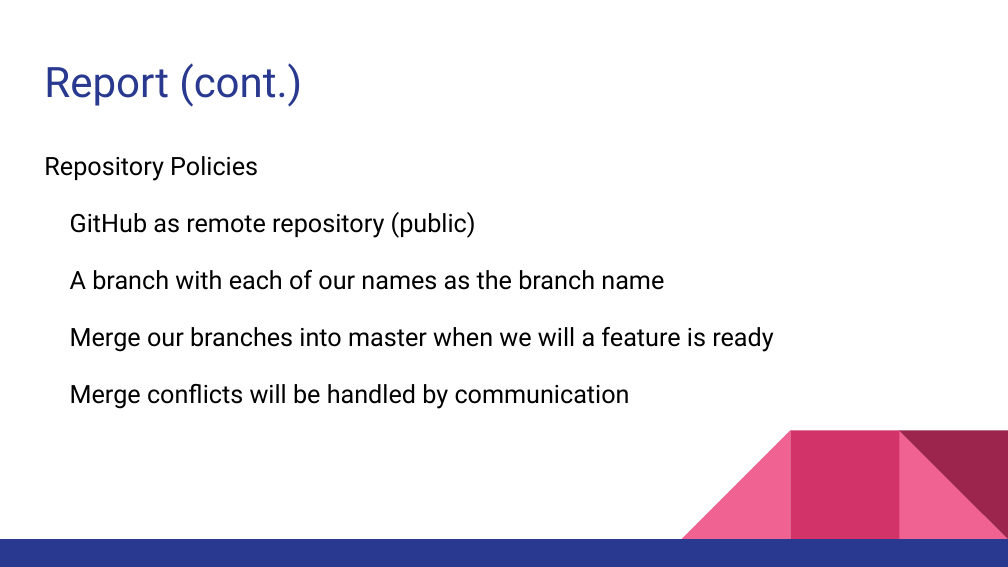
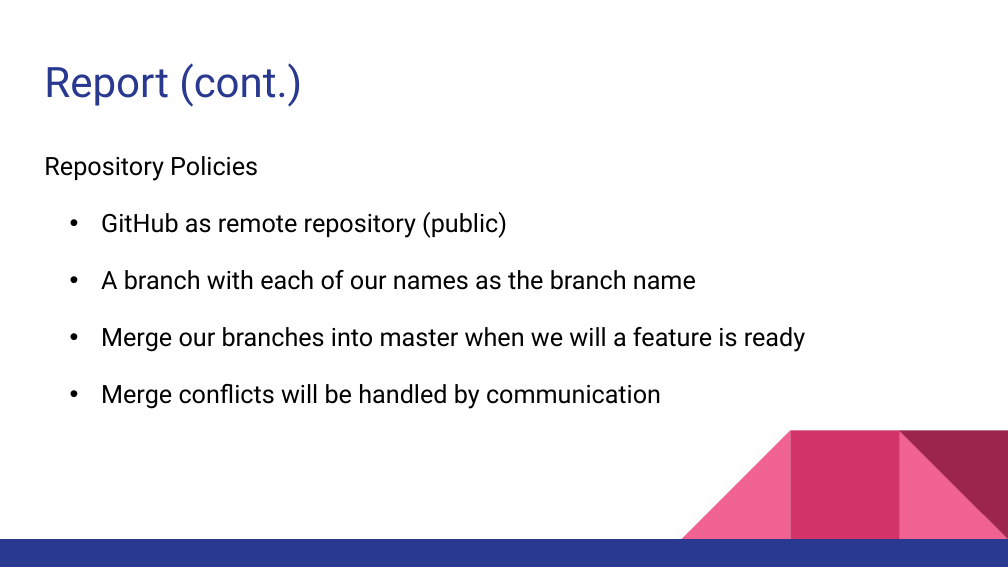
Before and after one commit to jmc0592/csce4444, a slide deck: slide 8 of Deliverable1Presentation.pptx. Drawn at 1008x567 pixels with LibreOffice and Linux fonts; fonts in the diff are those of the drawing. Boxes give left, top, right and bottom in pixels: in the first picture for what was removed or moved away, otherwise in the second. Text is boxed around its words. In the diff, an @@ line names an element or a change of style, - is before the commit and + after.

Commit message:
fixed some formatting

```diff
--- a/Deliverable1Presentation.pptx
+++ b/Deliverable1Presentation.pptx
@@ text at (x1=101, y1=212, x2=805, y2=409): bullet none to • @@
```
Also in this commit, not shown: 2 other slides changed.
